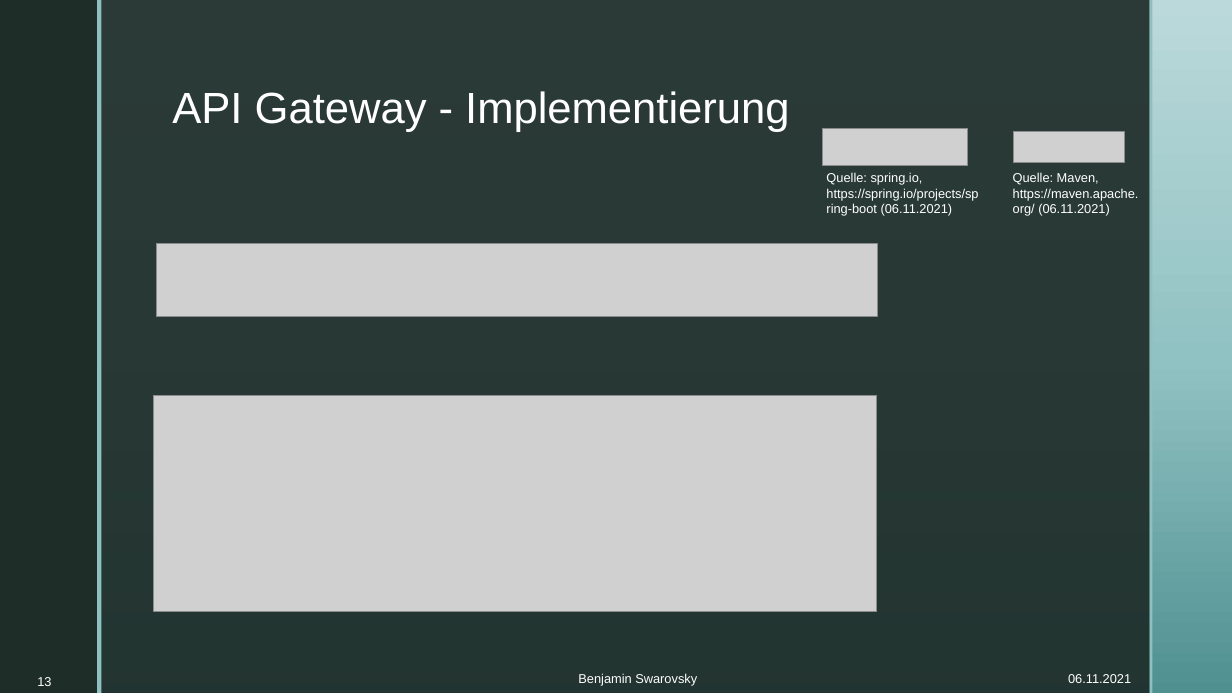
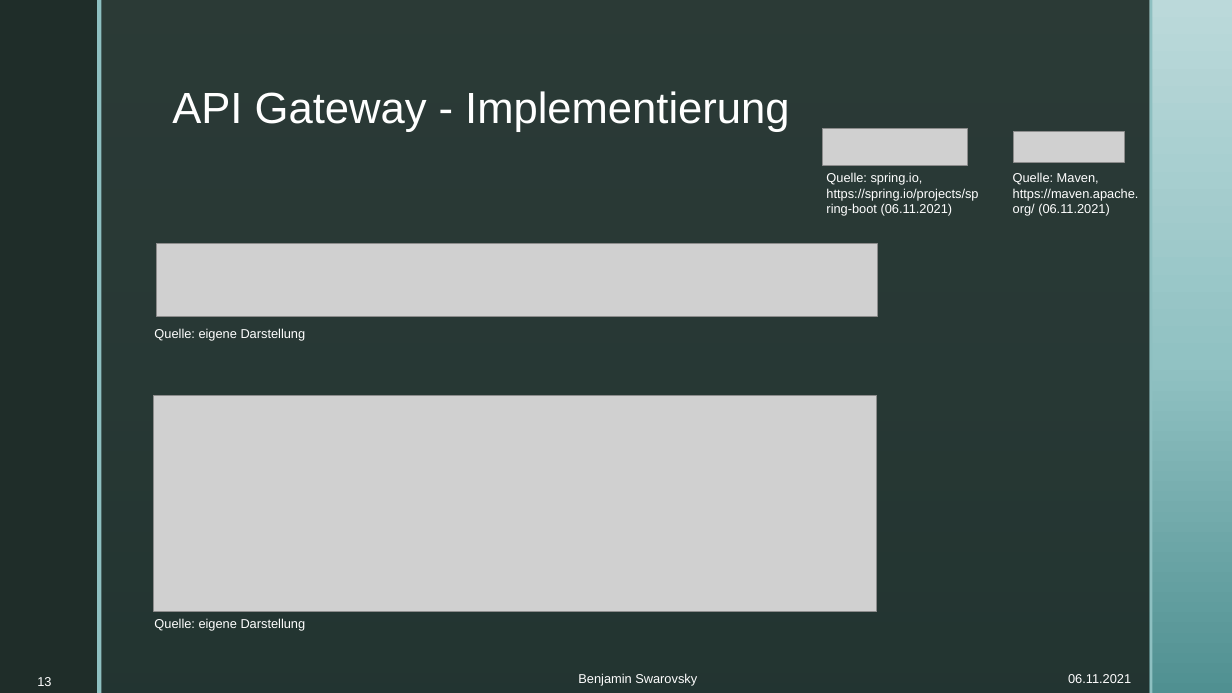
Before and after one commit to BenjaminS01/Abschluss, a slide deck: slide 13 of Vortrag.pptx. Drawn at 1232x693 pixels with LibreOffice and Linux fonts; fonts in the diff are those of the drawing; grey boxes stand for pictures; background and template pictures are left out. Boxes give left, top, right and bottom in pixels: in the first picture for what was removed or moved away, otherwise in the second. Text is boxed around its words. In the diff, an @@ line names an element or a change of style, - is before the commit and + after.

Commit message:
Quellen fertig

```diff
--- a/Vortrag.pptx
+++ b/Vortrag.pptx
@@ text added at bbox=[154, 328, 306, 341], 10 pt, text #FFFFFF @@
+Quelle: eigene Darstellung
@@ text added at bbox=[154, 618, 306, 631], 10 pt, text #FFFFFF @@
+Quelle: eigene Darstellung
```
Also in this commit, not shown: 9 other slides changed, 2 slides added.
